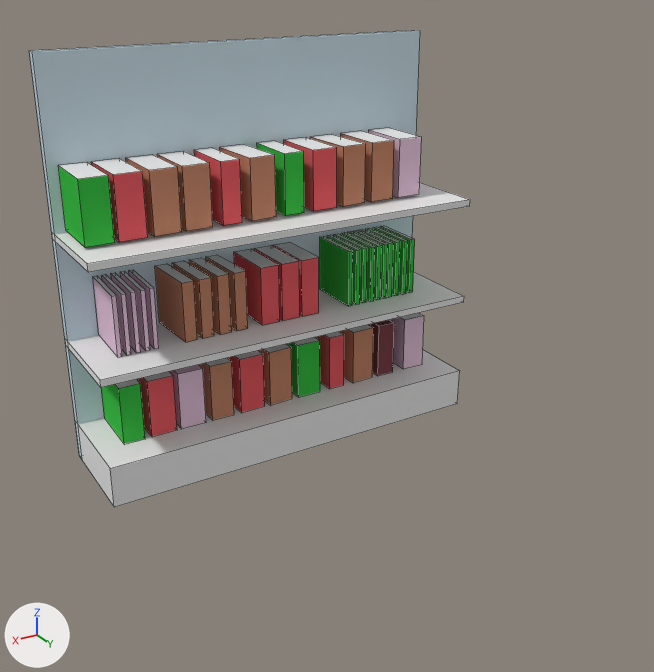
A saved change to the Blender file theroom/excersizes/souvenirbutik/reol7.blend.
Before and after are seen from a 50 mm camera at (3.82, 7.31, 4.57) aimed at (0.12, 1.15, 1.49). The lights are fixed; the arrows at lower left show +X, +Y and +Z. Mesh edges are drawn as thin lines.
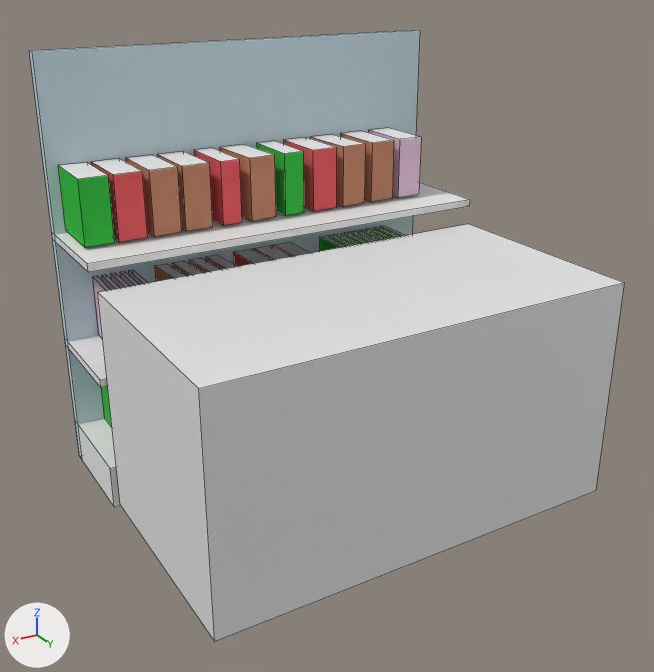
Where the change shows, as pixel boxes (x1, y1, x2, y2) in the pictures (654 x 672 px):
'front.zone', added: after (98, 224, 624, 641)
'Cube.004', unchanged, covered by the edit: before (78, 350, 460, 507); after (78, 418, 120, 507)
'Cube.003', unchanged, covered by the edit: before (65, 272, 464, 387); after (65, 335, 107, 387)
'Cube.018', unchanged, covered by the edit: before (155, 264, 197, 342); after (155, 264, 186, 282)
'Cube.042', unchanged, covered by the edit: before (234, 249, 280, 325); after (234, 249, 271, 266)

Patch to the scene script:
```diff
--- a/theroom/excersizes/souvenirbutik/reol7.blend.py
+++ b/theroom/excersizes/souvenirbutik/reol7.blend.py
@@ me_cube_006 @@
+me_cube_006.from_pydata(...)  # a box spanning x -1.0..1.0, y -1.0..1.0, z -1.0..1.0
@@ ob_front_zone @@
+ob_front_zone = bpy.data.objects.new('front.zone', me_cube_006)
+ob_front_zone.location = (0.01, 1.55, 1.04)
+ob_front_zone.scale = (1.89, 1.0, 1.0)
```
